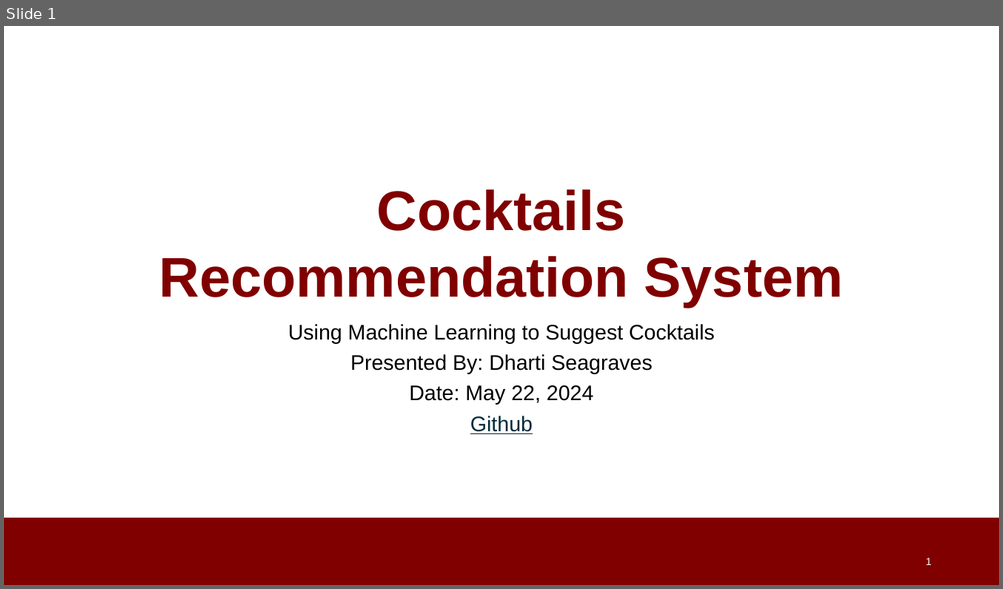
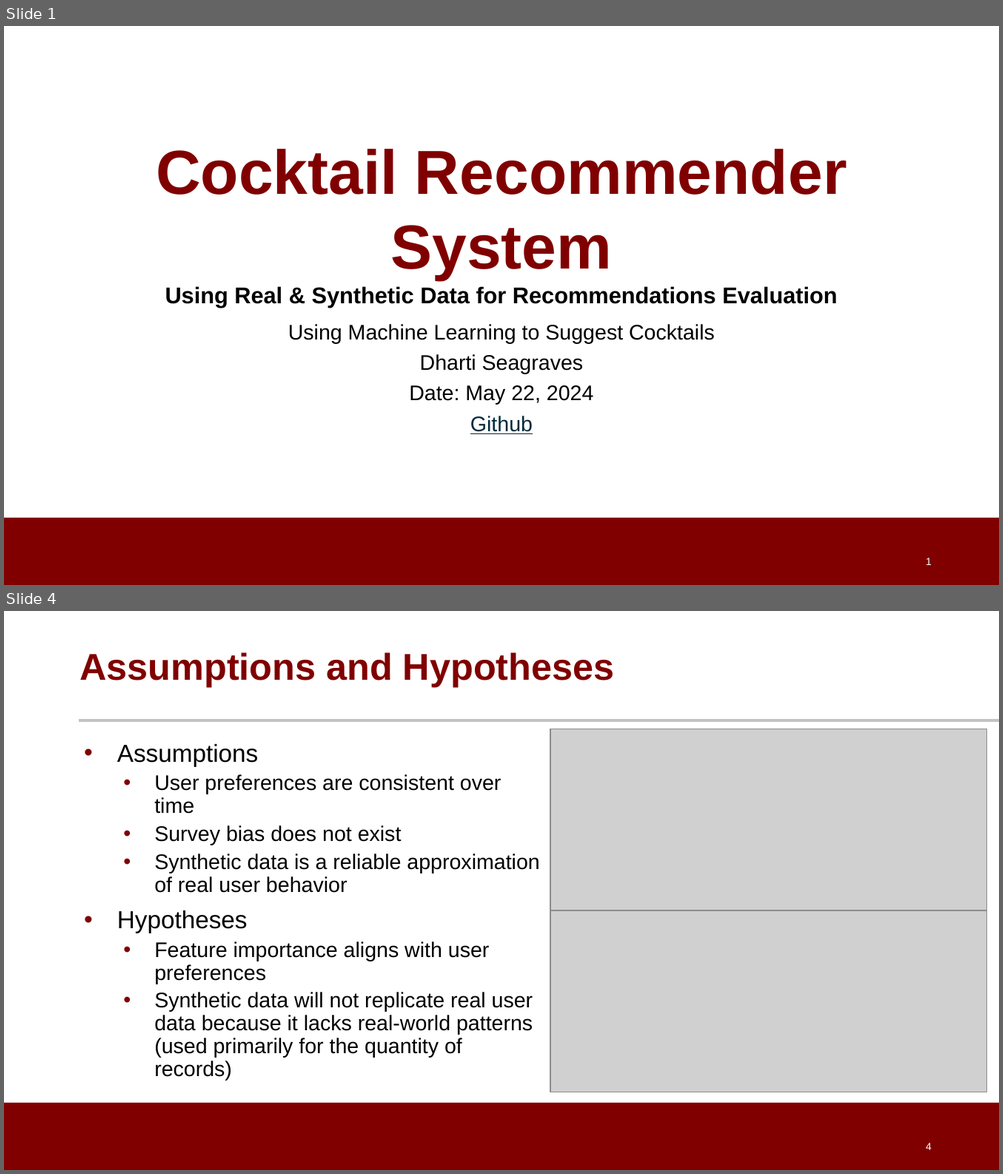
Before and after one commit to dpatel77/CocktailRecommenderSystem, a slide deck: Cocktail_Recommendation_System.pptx. Shown one above the other, each under a label of ours: slide 1 before the commit, slides 1 and 4 after it; the slides between them are not shown. The pictures are 1003x589 and 1003x1174 pixels, drawn with LibreOffice and Linux fonts; fonts in the diff are those of the drawing; grey boxes stand for pictures; background and template pictures are left out. Boxes give left, top, right and bottom in pixels: in the first picture for what was removed or moved away, otherwise in the second. Text is boxed around its words. In the diff, an @@ line names an element or a change of style, - is before the commit and + after.

```diff
--- a/Cocktail_Recommendation_System.pptx
+++ b/Cocktail_Recommendation_System.pptx
@@ slide 4 added at (x1=4, y1=611, x2=999, y2=1170), background #FFFFFF; not listed: 1 template element that a slide beside it also shows @@
@@ title added at (x1=79, y1=652, x2=614, y2=687), 36 pt, text #800000, bold @@
+Assumptions and Hypotheses
@@ line added from (79, 721) to (999, 721), #C2C3C2 3 pt @@
@@ picture added at (x1=550, y1=729, x2=987, y2=911) @@
@@ text added at (x1=117, y1=744, x2=539, y2=1081), 20.4 pt, text #000000 @@
+• Assumptions
+  • User preferences are consistent over time
+  • Survey bias does not exist
+  • Synthetic data is a reliable approximation of real user behavior
+• Hypotheses
+  • Feature importance aligns with user preferences
+  • Synthetic data will not replicate real user data because it lacks real-world patterns (used primarily for the quantity of records)
@@ picture added at (x1=550, y1=911, x2=987, y2=1093) @@
@@ page number added at (x1=925, y1=1143, x2=931, y2=1150), 10 pt, text #FFFFFF @@
+4
@@ slide 1 changed as well @@
@@ title at (x1=156, y1=149, x2=847, y2=308): text changed; size 54 to 22 pt; text colour #800000 to #000000 @@
-Cocktails Recommendation System
+Cocktail Recommender System
+Using Real & Synthetic Data for Recommendations Evaluation
@@ subtitle at (x1=420, y1=355, x2=583, y2=375): text changed @@
-Presented By: Dharti Seagraves
+Dharti Seagraves
```
Also in this commit, not shown: 6 other slides changed, 11 other slides added, 1 slide removed.
